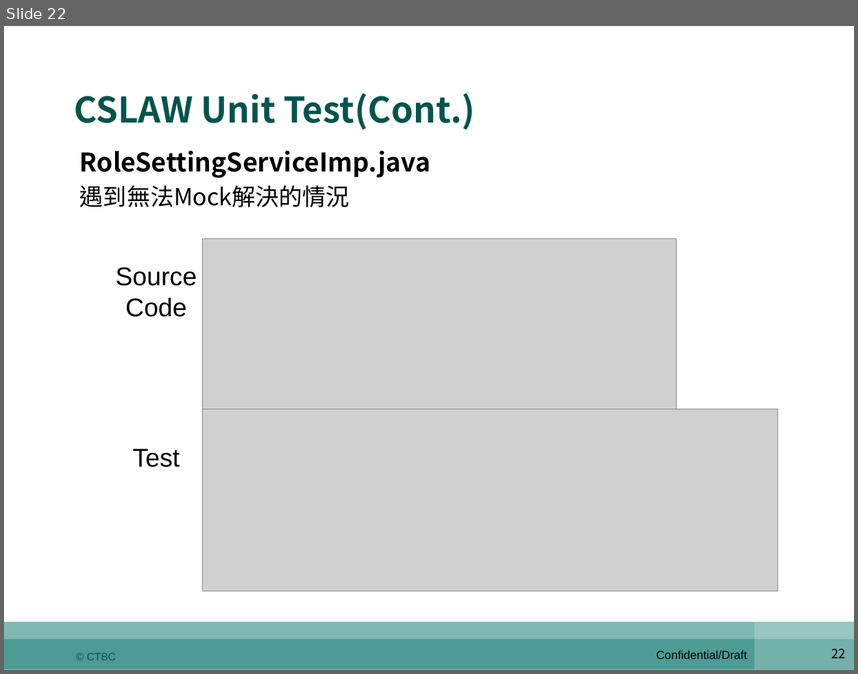
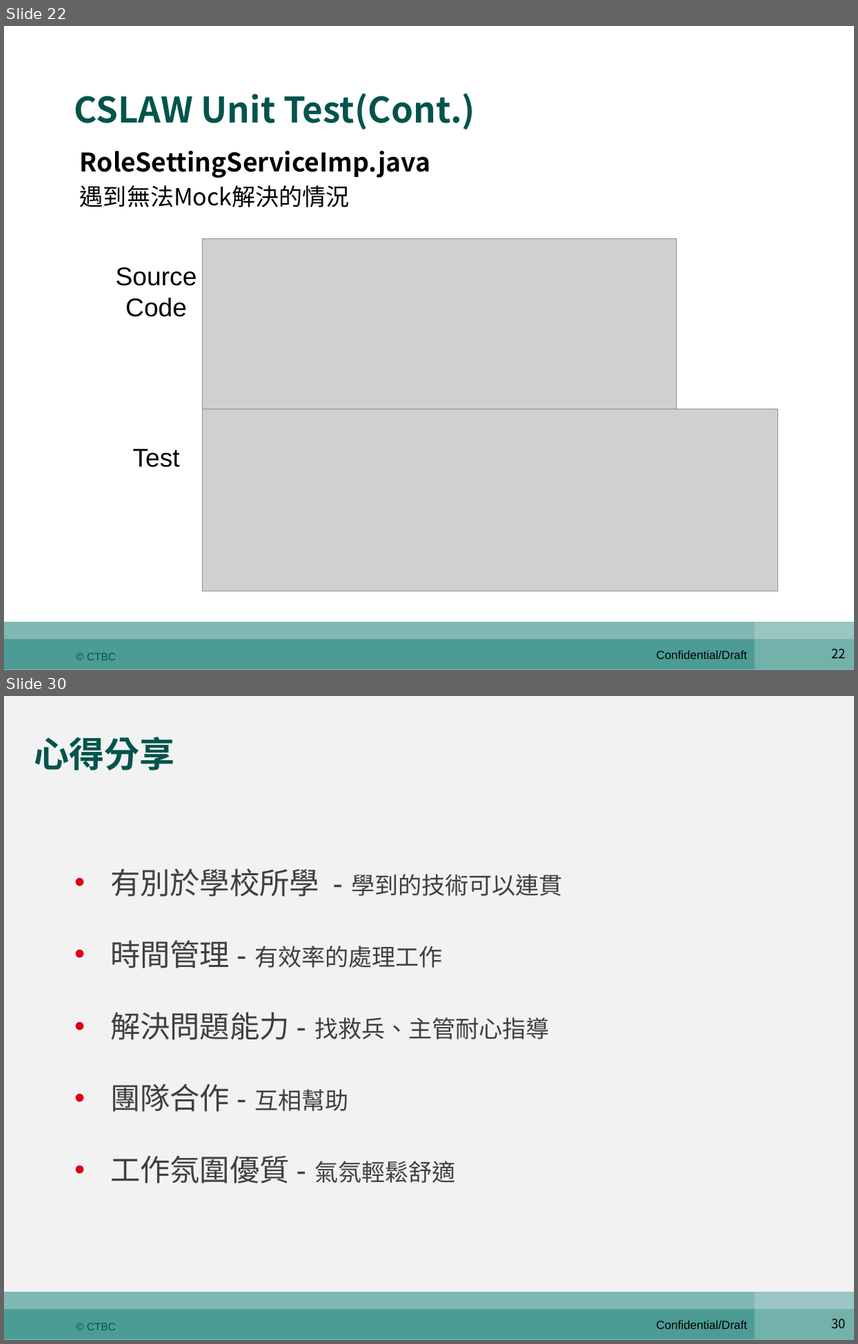
Before and after one commit to shaven105/duh, a slide deck: QQ2.pptx. Shown one above the other, each under a label of ours: slide 22 before the commit, slides 22 and 30 after it; the slides between them are not shown. The pictures are 858x674 and 858x1344 pixels, drawn with LibreOffice and Linux fonts; fonts in the diff are those of the drawing; grey boxes stand for pictures. Boxes give left, top, right and bottom in pixels: in the first picture for what was removed or moved away, otherwise in the second. Text is boxed around its words. In the diff, an @@ line names an element or a change of style, - is before the commit and + after.

```diff
--- a/QQ2.pptx
+++ b/QQ2.pptx
@@ slide 30 added at [4, 696, 854, 1340], background #F2F2F2; not listed: 7 template elements that a slide beside it also shows @@
@@ text added at [34, 737, 175, 771], 33 pt, text #01544C, bold @@
+心得分享
@@ text added at [110, 868, 562, 1184], 22 pt, text #404040 @@
+• 有別於學校所學 - 學到的技術可以連貫
+• 時間管理 - 有效率的處理工作
+• 解決問題能力 - 找救兵、主管耐心指導
+• 團隊合作 - 互相幫助
+• 工作氛圍優質 - 氣氛輕鬆舒適
```
Also in this commit, not shown: 6 slides changed, 3 other slides added, 15 slides removed, 3 other files.
